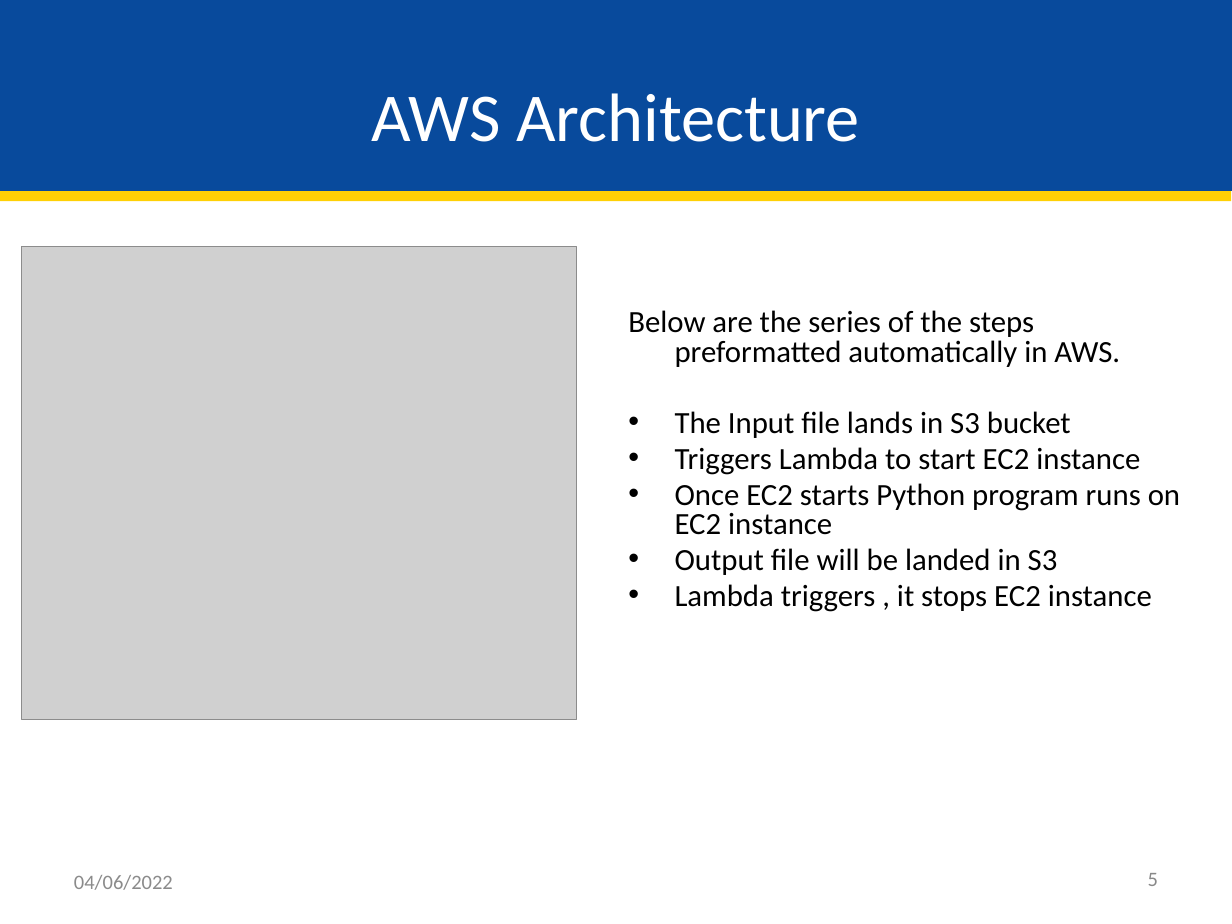
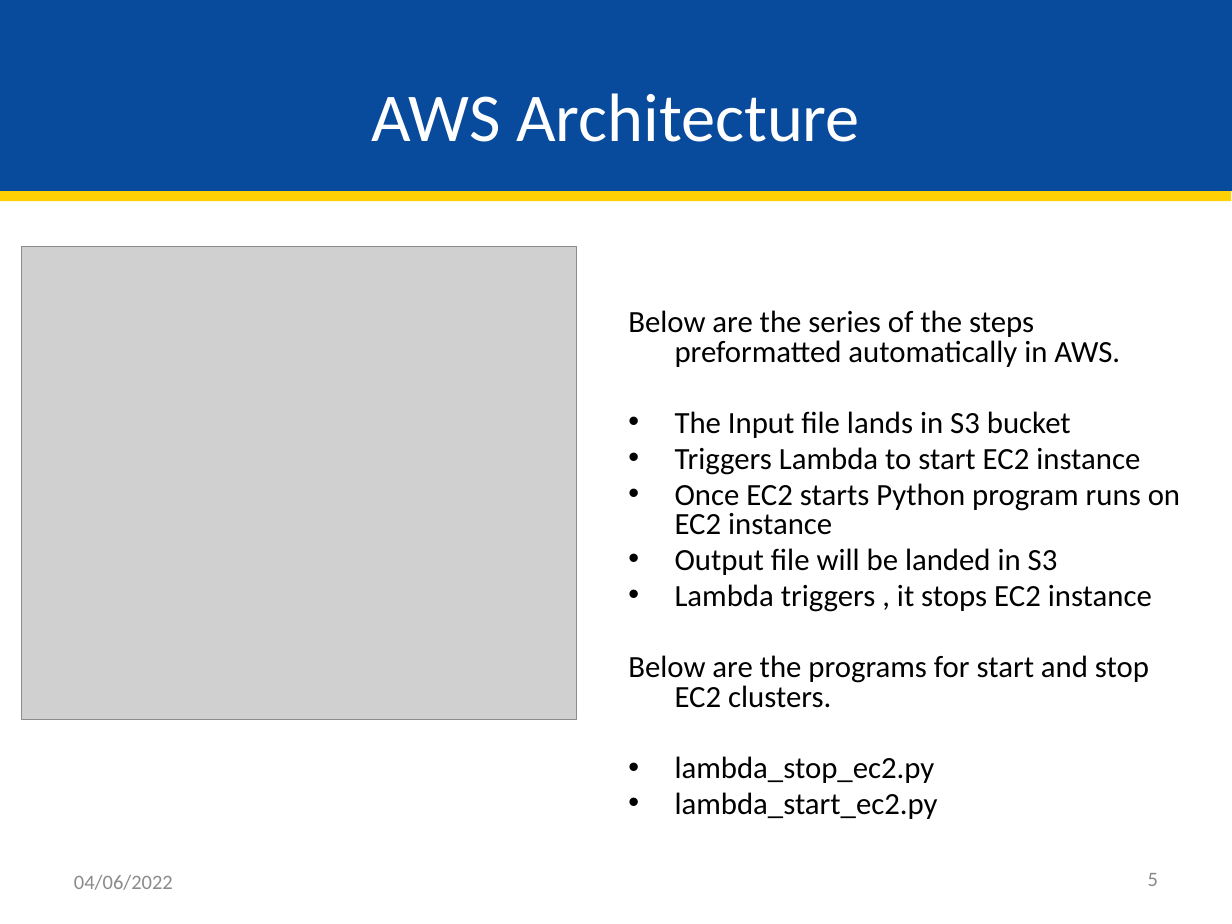
Before and after one commit to riazkhan23/my_work, a slide deck: slide 5 of Presentation.pptx. Drawn at 1232x924 pixels with LibreOffice and Linux fonts; fonts in the diff are those of the drawing; grey boxes stand for pictures. Boxes give left, top, right and bottom in pixels: in the first picture for what was removed or moved away, otherwise in the second. Text is boxed around its words. In the diff, an @@ line names an element or a change of style, - is before the commit and + after.

```diff
--- a/Presentation.pptx
+++ b/Presentation.pptx
@@ text at (628, 655, 1149, 819): paragraphs added @@
+Below are the programs for start and stop EC2 clusters.
+• lambda_stop_ec2.py
+• lambda_start_ec2.py
```
